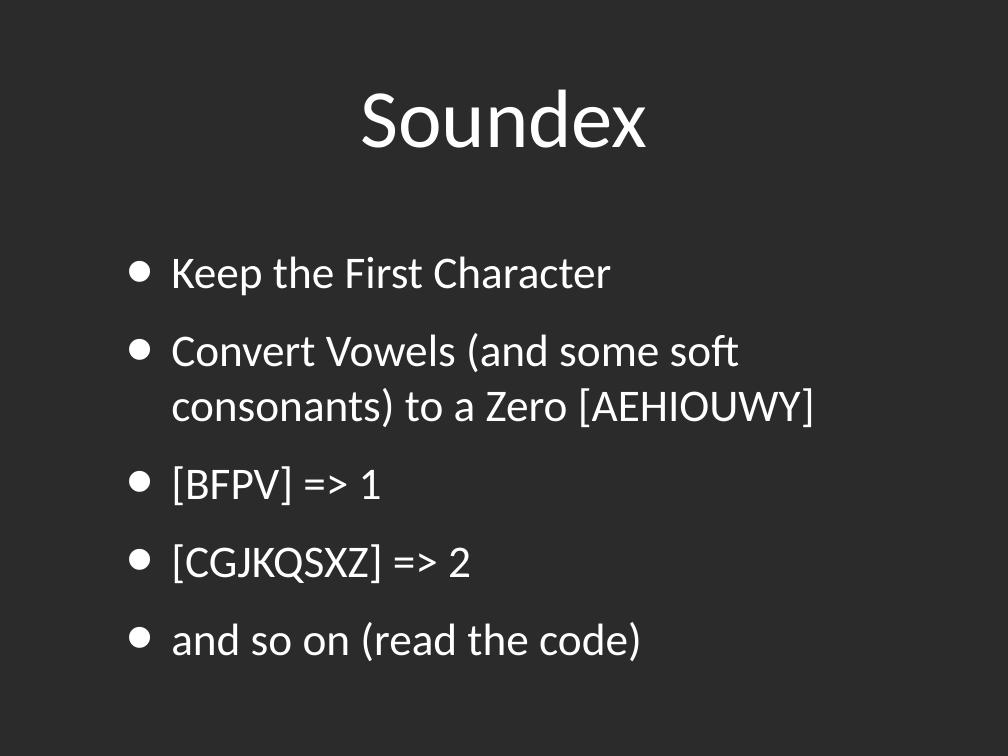
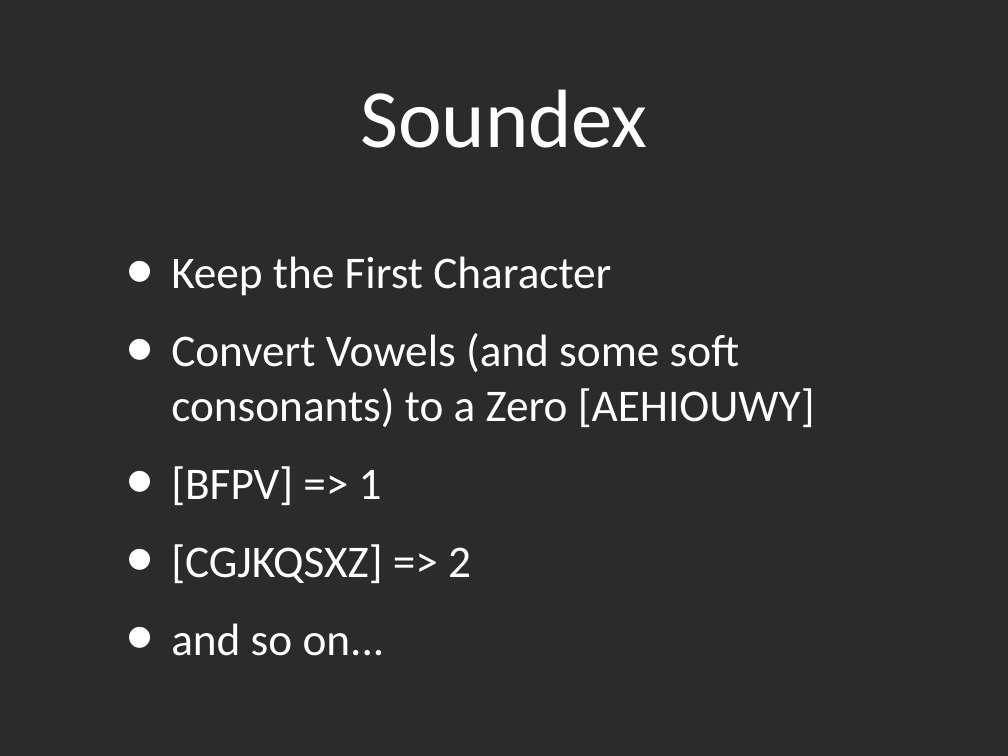
Before and after one commit to kyleburton/fuzzy-string, a slide deck: slide 12 of fuzzy-matching.ppt (slide 11 before the commit). Drawn at 1008x756 pixels with LibreOffice and Linux fonts; fonts in the diff are those of the drawing; background and template pictures are left out; a plain dark background stands for a picture behind light text. Boxes give left, top, right and bottom in pixels: in the first picture for what was removed or moved away, otherwise in the second. Text is boxed around its words. In the diff, an @@ line names an element or a change of style, - is before the commit and + after.

```diff
--- a/fuzzy-matching.ppt
+++ b/fuzzy-matching.ppt
@@ text at box(171, 623, 385, 656): text changed @@
-• and so on (read the code)
+• and so on...
```
Also in this commit, not shown: 35 other slides changed, 7 slides added, 2 slides removed, 3 other files.
